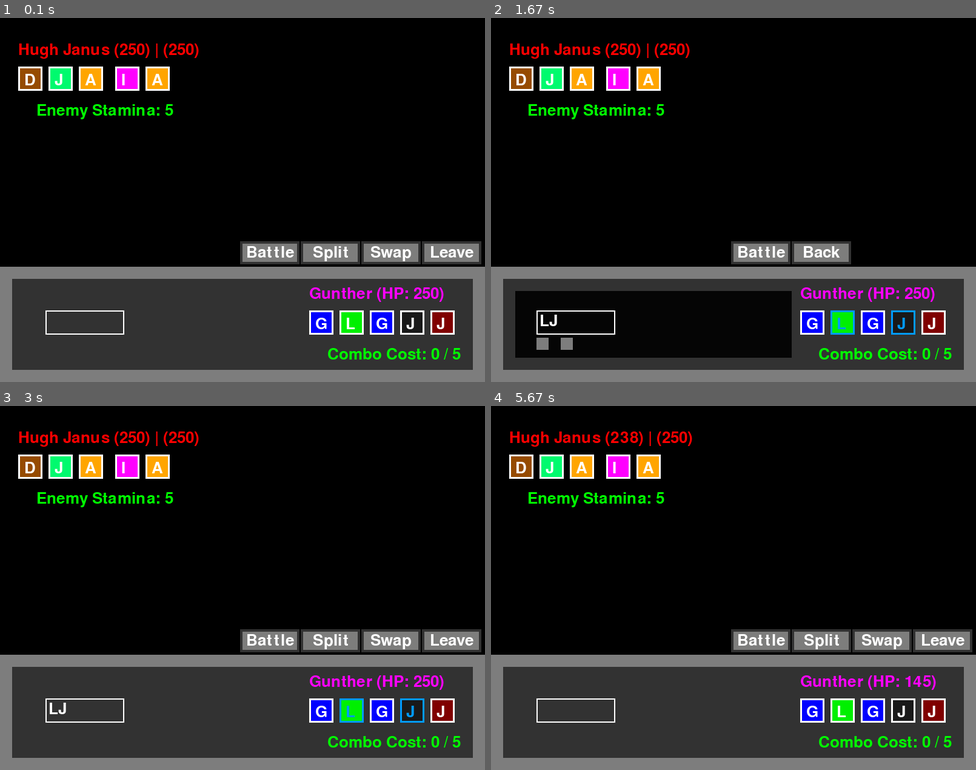
Above: before the commit, frames 1-4 (two rows, left to right).
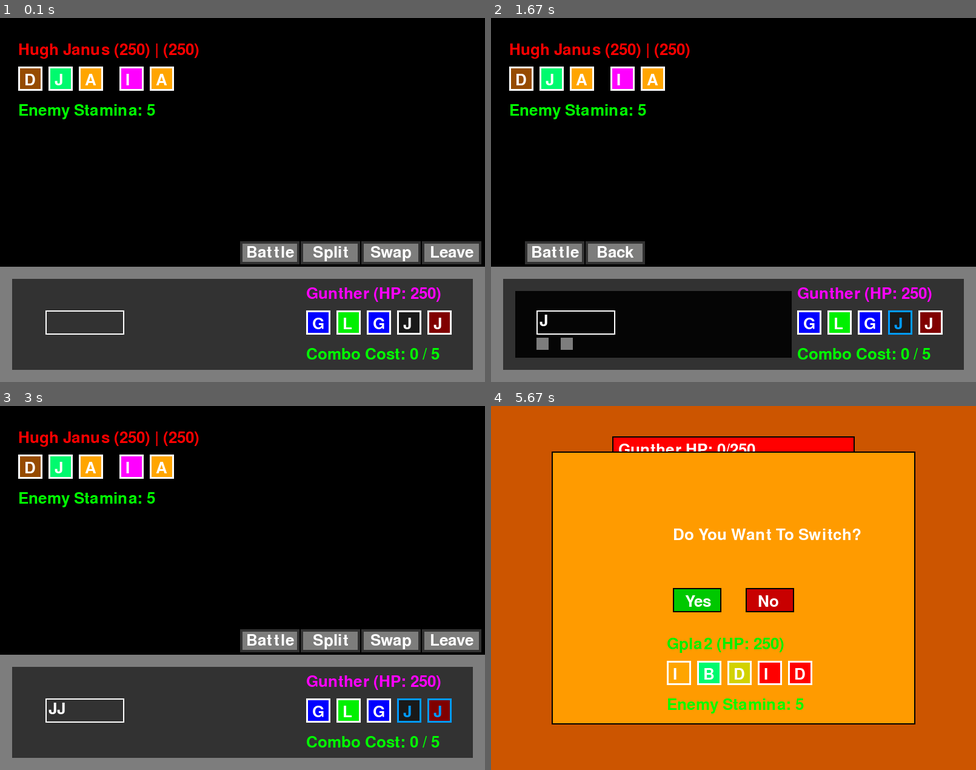
Above: after the commit, the same moments.

Repository: LWhite200/pygames
Game: pygame game, started from WordBound/WordBound.py
Same seed, same stepped clock (60 frames per second), same inputs: the game is played once before the commit and once after it.
Inputs (mouse positions are in pixels of both pictures, inside the frame that each line leads up to):
- Up to frame 1 (0.1 s): no input
- Up to frame 2 (1.67 s): press the mouse at (942, 250) at 0.37 s; move the mouse to (845, 280) at 0.47 s; release the mouse at (748, 309) at 0.6 s; press the mouse at (840, 323) at 0.7 s; move the mouse to (699, 312) at 0.8 s; release the mouse at (563, 305) at 0.93 s; press the mouse at (903, 323) at 1.03 s; move the mouse to (854, 236) at 1.13 s; release the mouse at (811, 149) at 1.27 s; press the mouse at (762, 250) at 1.37 s; move the mouse to (694, 283) at 1.47 s; release the mouse at (626, 312) at 1.6 s
- Up to frame 3 (3 s): press the mouse at (53, 733) at 1.7 s; move the mouse to (77, 689) at 1.8 s; release the mouse at (106, 646) at 1.93 s; press the mouse at (392, 638) at 2.03 s; move the mouse to (407, 544) at 2.13 s; release the mouse at (421, 449) at 2.27 s; press the mouse at (329, 638) at 2.37 s; move the mouse to (276, 544) at 2.47 s; release the mouse at (223, 453) at 2.6 s; press the mouse at (441, 711) at 2.7 s; move the mouse to (402, 598) at 2.8 s; release the mouse at (363, 486) at 2.93 s
- Up to frame 4 (5.67 s): press the mouse at (932, 711) at 3.03 s; move the mouse to (845, 675) at 3.13 s; release the mouse at (752, 638) at 3.27 s; click (617, 638) at 3.38 s, where only the run after the commit has a clickable "Split"; press the mouse at (583, 467) at 3.7 s; move the mouse to (583, 478) at 3.8 s; release the mouse at (583, 486) at 3.93 s; press the mouse at (568, 733) at 4.03 s; move the mouse to (568, 631) at 4.13 s; release the mouse at (573, 537) at 4.27 s; press the mouse at (583, 467) at 4.37 s; move the mouse to (578, 577) at 4.47 s; release the mouse at (578, 686) at 4.6 s; press the mouse at (549, 467) at 4.7 s; move the mouse to (573, 493) at 4.8 s; release the mouse at (592, 522) at 4.93 s; press the mouse at (549, 467) at 5.03 s; move the mouse to (554, 591) at 5.13 s; release the mouse at (558, 715) at 5.27 s; press the mouse at (733, 515) at 5.37 s; move the mouse to (685, 537) at 5.47 s; release the mouse at (636, 562) at 5.6 s

The runs differ from the first frame. In frame 1, 2.9% of the frame differs, in the area x 4-95%, y 13-94%; in frame 2, 6.2%; in frame 3, 3.1%; in frame 4, 99%, in the area x 0-100%, y 0-100%.

Commit message:
Add files via upload

Diff:
--- a/WordBound/WordBound.py
+++ b/WordBound/WordBound.py
@@ -38,6 +38,8 @@
 ppXX, ppYY = WIDTH // 2 - 100, HEIGHT // 2 + 70
 
 curDialog = []
+
+checkGameDone = False
 
 def color_mapping(color_name):
     color_dict = {
@@ -108,11 +110,11 @@
     "maroon": ["brown", "lime", "cyan"],
 }
 
-def drawLetter(letter, x, y, selected=False, hovered=False, isPlayer1=True, playerChoose=True):
+def drawLetter(letter, x, y, selected=False, hovered=False, isPlayer1=True, playerTurn=True):
         global curDialog
         boxX, boxY = x, y
         curFont = font
-        if hovered and not selected and isPlayer1 and not playerChoose and not curDialog:
+        if hovered and not selected and isPlayer1 and not playerTurn and not curDialog:
             x -= 4
             y -= 4
             curFont = bigfont
@@ -132,7 +134,7 @@
 
 
 
-def drawDeity(deity, x, y, isPlayer1, playerChoose):
+def drawDeity(deity, x, y, isPlayer1, playerTurn):
         global player2
         text = font.render(f"{deity.name} (HP: {deity.curHP})", True, deity.battleColor)
 
@@ -153,35 +155,30 @@
 
             mouse_pos = pygame.mouse.get_pos()
             hovered = newX <= mouse_pos[0] <= newX + 40 and newY <= mouse_pos[1] <= newY + 40
-            drawLetter(letter, newX, newY, letter in deity.lets, hovered, isPlayer1, playerChoose)
+            drawLetter(letter, newX, newY, letter in deity.lets, hovered, isPlayer1, playerTurn)
 
         # Display combo stamina (for player1)
-        if isPlayer1:
+        if isPlayer1 and player1:
             stamina_cost = player1.calculate_combo_stamina_cost()
             color = GREEN if stamina_cost <= deity.comboStamina else RED
             stamina_text = font.render(f"Combo Cost: {stamina_cost} / {deity.comboStamina}", True, color)
-            screen.blit(stamina_text, (x + 20, y + 110))
+            screen.blit(stamina_text, (x - 10, y + 110))
         else:
             color = GREEN if 0 < deity.comboStamina else RED
             stamina_text = font.render(f"Enemy Stamina: {deity.comboStamina}", True, color)
-            screen.blit(stamina_text, (x + 20, y + 110))
-
-
-
-
-def drawDeity2(deity, x, y, isPlayer1, playerChoose):
-
-        # Since this only draws the second set of letters, do not need to have much
-
-        spaceBetweenGroups = 10
-
+            screen.blit(stamina_text, (x - 10, y + 110))
+
+
+
+
+def drawDeity2(deity, x, y, isPlayer1, playerTurn):
         for i, letter in enumerate(deity.letters):
             newX = x + i * 50 - 10
             newY = y + 50
 
             mouse_pos = pygame.mouse.get_pos()
             hovered = newX <= mouse_pos[0] <= newX + 40 and newY <= mouse_pos[1] <= newY + 40
-            drawLetter(letter, newX, newY, letter in deity.lets, hovered, isPlayer1, playerChoose)
+            drawLetter(letter, newX, newY, letter in deity.lets, hovered, isPlayer1, playerTurn)
 
 
 def get_random_letters():
@@ -234,8 +231,10 @@
 
 
 
-def doCurTurn(person, target, isTargPlayer, TargRightSide):
-    global player1, player2, enemy, enemy2, curDialog
+def doCurTurn(person, target, isTargPlayer, SecondTarg):
+    global player1, player2, enemy, enemy2, curDialog, playerTeam, enemyTeam
+
+    targTeam = playerTeam if isTargPlayer else enemyTeam
 
     # If the current side is either null or knocked out
     if person.curHP <= 0 or target.curHP <= 0:
@@ -248,6 +247,10 @@
 
     target.take_damage(dmg)  # Apply damage to the left side
     peekHP = target.curHP
+
+    targTeam[0].curHP -= dmg
+    if targTeam[0].curHP < 0:
+        targTeam[0].curHP = 0
 
     # Update dialog based on the result
     curDialog.append(f"{person.name} used '{' '.join([letter.char for letter in person.lets])}'")
@@ -259,16 +262,21 @@
             curDialog.append(f"")
 
         if isTargPlayer:
-            if TargRightSide:
+            if SecondTarg:
+                print("is, second")
                 player2 = None  # Remove player2
             else:
-                player1 = player2  # Move player2 to player1's position
+                print("is, first")
+                player1 = copy.deepcopy(player2)  # Move player2 to player1's position
                 player2 = None
+
         else:
-            if TargRightSide:
+            if SecondTarg:
+                print("not, second")
                 enemy2 = None  # Remove enemy2
             else:
-                enemy = enemy2  # Move enemy2 to enemy's position
+                print("not, first")
+                enemy = copy.deepcopy(enemy2)  # Move enemy2 to enemy's position
                 enemy2 = None
 
     # Reset things
@@ -398,14 +406,16 @@
     totalHP = 0
     totalStam = 0
 
-    # Get hp, stamina, ect. that changes
-    totalHP += person.curHP
-    totalStam += person.comboStamina
-    if person2:
-        totalHP += person2.curHP
-        totalStam += person2.comboStamina
-    team[0].curHP = totalHP
-    team[0].comboStamina = totalStam
+    # if not dead
+    if person:
+        # Get hp, stamina, ect. that changes
+        totalHP += person.curHP
+        totalStam += person.comboStamina
+        if person2:
+            totalHP += person2.curHP
+            totalStam += person2.comboStamina
+        team[0].curHP = totalHP
+        team[0].comboStamina = totalStam
 
     # flip flop them
     team[0], team[newIdx] = team[newIdx], team[0]
@@ -443,12 +453,14 @@
         button_hover = button_rect.collidepoint(mouse_x, mouse_y)
 
         # Check if the mouse is hovering over the button and left click
-        if button_hover and click:
+        if button_hover and click and deity.curHP > 0:
             switchSelected = i
 
         # Background color logic
         backColor = (0, 125, 50) if button_hover and switchSelected == -1 else (0, 0, 125)
         backColor = (0, 0, 0) if i == switchSelected else backColor
+        backColor = (255,0,0) if deity.curHP <= 0 else backColor
+
         pygame.draw.rect(screen, backColor, button_rect)
         pygame.draw.rect(screen, (0, 0, 0), button_rect, 2)  # Black outline
 
@@ -459,7 +471,10 @@
 
         y += button_height + 10  # Move y for the next button
 
-    if switchSelected != -1:
+    if switchSelected == 0:
+        # placement if 1 or greater, -1 means nothing, -2 means turn this menu off a
+        switchSelected = -3
+    elif switchSelected > 0:
         # Confirmation box
         confirm_rect = pygame.Rect(100, 75, 600, 450)
         pygame.draw.rect(screen, (255, 155, 0), confirm_rect)
@@ -494,8 +509,8 @@
         screen.blit(no_surface, (WIDTH // 2 + 40, HEIGHT // 2 + 10))
 
         # Draw the lettes the user can separate
-
-        drawDeity(playerTeam[switchSelected], ppXX, ppYY, True, False)
+        if playerTeam[switchSelected]:
+            drawDeity(playerTeam[switchSelected], ppXX, ppYY, True, False)
 
         if yes_rect.collidepoint(mouse_x, mouse_y) and click:
             # Perform the switch logic (implement switching logic here)
@@ -512,47 +527,47 @@
             if player1.lets:
                 separateDeity()
 
-            switchSelected = -2  # Reset selection after switching
-
-        if no_rect.collidepoint(mouse_x, mouse_y) and click:
-            for let in playerTeam[switchSelected].lets[:]:
-                playerTeam[switchSelected].lets.remove(let)
-            switchSelected = -1  # Cancel selection
-
-
-# Draws --- Battle, Separate, Switch, Retreat
-def battleOptionButtons():
-    global playX, playY
-
-
-
-# make buttons for splitting, switching, retreat?
-# screen to see your team
-
-def main():
-    global curDialog, SSC, player1, player2, enemy, enemy2, switchSelected
-    loadTeams()
-
-    running = True
-    playerChoose = True
-    playerSplit = False
-    sideSelect = False
-    haveWinner = False
-
-    showSwitchMenu = False
-    while running:
-        screen.fill(BLACK)
-
-        # exit from switching
-        if showSwitchMenu and switchSelected == -2:
-            showSwitchMenu = False
-            switchSelected = -1
             curDialog.append("Player Switched Deities!")
             if player2:
                 curDialog.append("They also split in 2!")
             else:
                 curDialog.append("")
 
+            switchSelected = -2  # Reset selection after switching
+
+        if no_rect.collidepoint(mouse_x, mouse_y) and click:
+            for let in playerTeam[switchSelected].lets[:]:
+                playerTeam[switchSelected].lets.remove(let)
+            switchSelected = -1  # Cancel selection
+
+# make buttons for splitting, switching, retreat?
+# screen to see your team
+
+def main():
+    global curDialog, SSC, player1, player2, enemy, enemy2, switchSelected
+    loadTeams()
+
+    running = True
+    playerTurn = True
+    sideSelect = False
+    haveWinner = False
+
+    showSwitchMenu = False
+    while running:
+        screen.fill(BLACK)
+
+        # exit from switching
+        if showSwitchMenu and switchSelected < -1:
+            if not (player1 or player2):
+                switchSelected = -1
+            elif switchSelected == -2:
+                showSwitchMenu = False
+                switchSelected = -1
+                # playerTurn = False
+            else: # meaning they did not switch
+                showSwitchMenu = False
+                switchSelected = -1
+
         # Handle player input
         for event in pygame.event.get():
             if event.type == pygame.QUIT:
@@ -561,7 +576,7 @@
             elif event.type == pygame.MOUSEBUTTONDOWN:
                 if event.button == 1:
 
-                    if curDialog and not sideSelect:
+                    if curDialog:
                         curDialog.pop(0)
                         if curDialog:
                             curDialog.pop(0)
@@ -589,7 +604,7 @@
                                 SSC[2] = False
 
 
-                    elif playerChoose:
+                    elif playerTurn and not sideSelect:
 
                         if showSwitchMenu and (switchSelected > -1):
                             for i, letter in enumerate(playerTeam[switchSelected].letters):
@@ -634,19 +649,19 @@
         # pop the current dialog
 
         # The move the player is choosing to make
-        if (sideSelect or playerChoose) and not curDialog:
+        if playerTurn and not curDialog:
 
             mouse_x, mouse_y = pygame.mouse.get_pos()
             click = pygame.mouse.get_pressed()[0]
 
-            buttonNames = ['Battle', 'Split', 'Swap', 'Leave'] if not sideSelect else ['Battle', 'Back']
+            buttonNames = ['Battle', 'Back'] if sideSelect else ['Battle', 'Split', 'Swap', 'Leave']
             button_width = 90
             button_height = 30
             button_spacing = 10
             border_radius = 1  # roundness
 
             for i, btn in enumerate(buttonNames):
-                rect_x = playX - 120 + i * (button_width + button_spacing)
+                rect_x = playX - 120 + i * (button_width + button_spacing) if not sideSelect else  60 + i * (button_width + button_spacing)
                 rect_y = playY - 60
                 rect = pygame.Rect(rect_x, rect_y, button_width, button_height)
                 color = (25, 25, 25) if rect.collidepoint(mouse_x, mouse_y) else (125, 125, 124)
@@ -656,22 +671,28 @@
                 text_surface = font.render(btn, True, WHITE)
                 text_rect = text_surface.get_rect(center=(rect_x + button_width // 2, rect_y + button_height // 2))
                 screen.blit(text_surface, text_rect)
-                if click and rect.collidepoint(mouse_x, mouse_y):
+
+
+                if click and rect.collidepoint(mouse_x, mouse_y) and not showSwitchMenu:
 
                     if btn == "Battle" and (player1.lets or (player2 and player2.lets)): #----------------------------------------------------------
 
                         if sideSelect:# the aiming for side select, which letter's need which side----------
                             if ((not player1.lets or (SSC[0] or SSC[1])) and (not (player2 and player2.lets) or (SSC[2] or SSC[3]))):
                                 if not (player2 and player2.lets) or (SSC[2] or SSC[3]):
+                                    playerTurn = False
                                     sideSelect = False
-                                    playerChoose = False
                         else:
 
                             stamina_cost = player1.calculate_combo_stamina_cost()
                             if stamina_cost <= player1.comboStamina:
-                                playerChoose = False
                                 if (player1.lets or (player2 and player2.lets)) and enemy2:
+                                    SSC = [None, None, None, None]
                                     sideSelect = True
+                                elif (player1.lets or (player2 and player2.lets)) and not enemy2:
+                                    SSC = [None, None, None, None]
+                                    playerTurn = False
+                                    print("haazaa")
                     elif btn == "Battle":
                         curDialog.append("No letters selected!")
                         curDialog.append("Try Again")
@@ -689,12 +710,11 @@
                         if enemy2:
                             enemy2.lets = enemy_choose_letters(enemy2)
                             listBySpeed.append((enemy2, player1, True, True))
-                        for person, target, isTargPlayer, TargRightSide in listBySpeed:
-                            doCurTurn(person, target, isTargPlayer, TargRightSide)
+                        for person, target, isTargPlayer, SecondTarg in listBySpeed:
+                            doCurTurn(person, target, isTargPlayer, SecondTarg)
 
                         if player1.curHP > 1:
-                            playerChoose = False # player chose to split (power of letter H)
-                            playerSplit = True
+                            playerTurn = False # player chose to split (power of letter H)
                             separateDeity()
 
                             curDialog.append(f"{player1.name}'s Split successful")
@@ -711,14 +731,20 @@
                             curDialog.append("Please select letters")
                             curDialog.append("to become team.")
 
-                    elif btn == 'Swap':
+                    elif btn == 'Swap' and not sideSelect:
                         showSwitchMenu = True # very simple
 
-                    elif btn == 'Back':
+                    elif btn == 'Back' and sideSelect:
+                        SSC = [None, None, None, None]
                         sideSelect = False
-                        playerChoose = True
-                        curDialog.append("Player Went back")
-                        curDialog.append("")
+                        playerTurn = True
+
+
+                    elif btn == 'Leave' and not sideSelect:
+                        curDialog.append("Player Forfeited The Match")
+                        curDialog.append("Enemy Wins")
+
+                    pygame.time.delay(100)  # Wait for 1000 milliseconds (1 second)
 
         #-=-=-=-=-=-=-=-=-=-==-==-=-=-=-=-=-=-=-=-=
         #-=-=-=-=-=-=-=-=-=-==-==-=-=-=-=-=-=-=-=-=
@@ -727,7 +753,7 @@
         draw_dialog()
 
         # Combate move decided ---END TURN---
-        if not playerChoose and not curDialog and not sideSelect and not showSwitchMenu:
+        if not playerTurn and not sideSelect and not curDialog and not showSwitchMenu:
 
             # Player has their words and also which target to hit -----------------
             if player1.lets or (player2 and player2.lets):
@@ -740,50 +766,54 @@
                 # False = left, True = Right (rare one)
                 playTarg1 = enemy2 if SSC[1] else enemy
                 playTarg2 = enemy2 if SSC[3] else enemy
+                p1t2 = True if playTarg1 == enemy2 else False
+                p2t2 = True if playTarg2 == enemy2 else False
 
                 enemTarg1 = player1 if not player2 else random.choice([player1, player2])
                 enemTarg2 = player1 if not player2 else random.choice([player1, player2])
+                e1t2 = True if enemTarg1 == player2 else False
+                e2t2 = True if enemTarg2 == player2 else False
 
                 listBySpeed = []
 
                 if player1 and player1.lets:
-                    listBySpeed.append((player1, playTarg1, False, False))
+                    listBySpeed.append((player1, playTarg1, False, p1t2))
                 if player2 and player2.lets:
-                    listBySpeed.append((player2, playTarg2, False, True))
+                    listBySpeed.append((player2, playTarg2, False, p2t2))
 
                 if enemy and enemy.lets:
-                    listBySpeed.append((enemy, enemTarg1, True, False))
+                    listBySpeed.append((enemy, enemTarg1, True, e1t2))
                 if enemy2 and enemy2.lets:
-                    listBySpeed.append((enemy2, enemTarg2, True, True))
+                    listBySpeed.append((enemy2, enemTarg2, True, e2t2))
 
                 #   --organize by speed later, idk what crahs bug---     listBySpeed.sort(key=lambda x: x[], reverse=True)
 
                 # Process each move
-                for person, target, isTargPlayer, TargRightSide in listBySpeed:
-                    doCurTurn(person, target, isTargPlayer, TargRightSide)
+                for person, target, isTargPlayer, SecondTarg in listBySpeed:
+                    doCurTurn(person, target, isTargPlayer, SecondTarg)
 
 
                 SSC = [None, None, None, None]
 
-            playerChoose = True  # Reset for the next turn
+            playerTurn = True  # Reset for the next turn
 
 
         # display things
-        if not showSwitchMenu:
-            drawDeity(player1, playX, playY, True, sideSelect)
+        if (not showSwitchMenu) or curDialog:
+            if player1:
+                drawDeity(player1, playX - 5, playY, True, sideSelect)
             if player2:
-                drawDeity2(player2, playX + 10 + (len(player1.letters) * 50)   , playY, True, sideSelect)
-
-            drawDeity(enemy, enemX, enemY, False, playerChoose)
+                drawDeity2(player2, playX + 12 + (len(player1.letters) * 50)   , playY, True, sideSelect)
+
+            if enemy:
+                drawDeity(enemy, enemX, enemY, False, playerTurn)
             if enemy2:
-                drawDeity2(enemy2, enemX + 10 + (len(enemy.letters) * 50), enemY, False, playerChoose)
+                drawDeity2(enemy2, enemX + 17 + (len(enemy.letters) * 50), enemY, False, playerTurn)
 
             # Draw input wordbox, current word being formed
             # font size is 36, 26
             if sideSelect:
                 drawSideSelect()
-
-            battleOptionButtons()
 
             if not curDialog and not haveWinner:
                 ipX, ipY = 75, playY + buttonY
@@ -807,23 +837,45 @@
 
 
 
-        # Check for game over
-        if not player1 and not player2 and not haveWinner:
-            curDialog.append(f"{enemy.name}   WINS!!!!")
+
+        # Check for game over amd/or force switch
+        if not (player1 or player2) and not haveWinner and not showSwitchMenu:
             haveWinner = True
-        elif not enemy and not enemy2 and not haveWinner:
-            curDialog.append(f"{player1.name}   WINS!!!!")
+            if any(deity.curHP > 0 for deity in playerTeam):
+                haveWinner = False
+                curDialog.append("Please Choose")
+                curDialog.append("New Deity")
+                showSwitchMenu = True
+            else:
+                winner_name = enemy.name if enemy else "The Enemy"
+                curDialog.append(f"{winner_name} WINS!!!!")
+
+
+
+        if not (enemy or enemy2) and not haveWinner:
             haveWinner = True
+            if any(deity.curHP > 0 for deity in enemyTeam):
+                haveWinner = False
+
+                for i in range(1, len(enemyTeam)):
+                    if enemyTeam[i].curHP > 0:
+
+                        switch(False, i)
+                        curDialog.append(f"{enemyTeam[0].name} sent out")
+                        curDialog.append("")
+                        break
+            else:
+                winner_name = player1.name if player1 else "Player"
+                curDialog.append(f"{winner_name} WINS!!!!")
+
 
         if haveWinner and not curDialog:
             running = False
 
-
-
         # Update display
         pygame.display.flip()
 
-    pygame.time.delay(10)  # Wait for 1000 milliseconds (1 second)
+    pygame.time.delay(100)  # Wait for 1000 milliseconds (1 second)
 
     # Quit PyGame
     pygame.quit()
--- a/WordBound/objs/deity.py
+++ b/WordBound/objs/deity.py
@@ -34,7 +34,7 @@
         self.color1 = color_mapping(self.battleType)
         self.tier = random.randint(0, 2)
 
-        self.power = 50 if self.char in ["A", "B"] else 5
+        self.power = 5550 if self.char in ["A", "B"] else 5
         self.statChange = "" if self.char in ["A", "B"] else self.getStatChange(self.char)
 
         self.accuracy = 100
